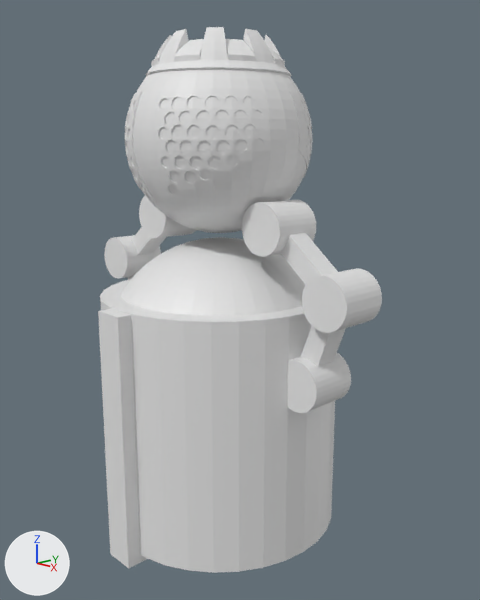
What one commit did to the Blender file Assets/ModelsRaw/turret.blend.
One viewpoint serves both versions: a 50 mm camera at (5.59, -4.9, 4.26) aimed at (0.2, 0.12, 2.54). The axes (+X, +Y, +Z) are drawn at lower left. The lights are the same throughout.

The scene before the commit, as lines of its bpy script (objects in view):
```python
ob_cube = bpy.data.objects.new('Cube', me_cube_001)
ob_cube.location = (1.38, -0.02, 3.1)
ob_cube.rotation_euler = (0.0, 0.666, 0.0)  # degrees (0, 38, 0)
ob_cube.scale = (0.436, 0.122, 0.11)
ob_cube_002 = bpy.data.objects.new('Cube.002', me_cube_016)
ob_cube_002.location = (0.0, -1.31, 1.23)
ob_cube_002.scale = (0.179, 0.179, 1.39)
ob_cylinder_003 = bpy.data.objects.new('Cylinder.003', me_cylinder_003)
ob_cylinder_003.location = (0.0, 0.0, 1.28)
ob_cylinder_003.scale = (1.35, 1.35, 1.35)
ob_lasertip = bpy.data.objects.new('laserTip', me_sphere_006)
ob_lasertip.location = (0.0, 0.0, 4.3)
ob_platehole = bpy.data.objects.new('plateHole', me_sphere_004)
ob_platehole.location = (0.0, 0.0, 4.3)
ob_sphere = bpy.data.objects.new('Sphere', me_sphere_007)
ob_sphere.location = (0.0, 0.0, 4.3)
# also in view: 'Cube.001' at (1.53, -0.02, 2.31); 'Cylinder.001' at (0.91, 0.0, 3.44); 'Cylinder.004' at (1.42, 0.0, 1.93); 'Sphere.001' at (0.0, 0.0, 1.9); 'Cylinder.014' at (-0.91, 0.0, 3.44)
```
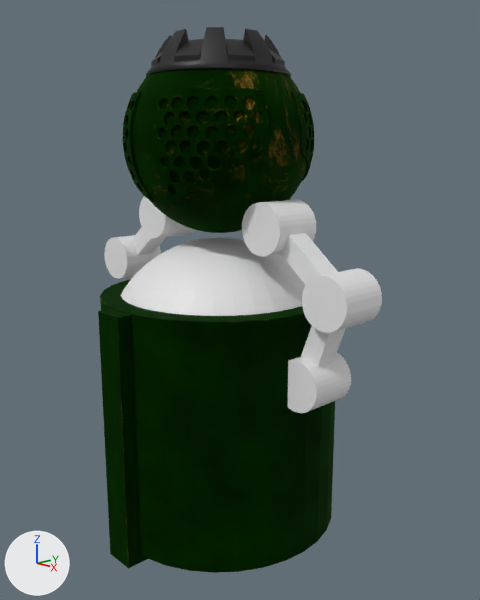
Commit message: added some color to laser ball

What changed in the scene script:
```text
Add mat_laserbody:
    mat_laserbody = bpy.data.materials.new('laserbody')
    # nodes: BsdfPrincipled, Bump, Mix, MixShader, OutputMaterial, TexNoise, ValToRGB
    # colours: black #000000, white #ffffff, yellow #827a00, brown #845400, dark green #105000, black #0d2307
Add mat_material_001:
    mat_material_001 = principled_material('Material.001')
    mat_material_001.base_color = (0.0, 0.0, 0.0)  # black #000000
Add mat_laserplate:
    mat_laserplate = bpy.data.materials.new('laserPlate')
    # nodes: Bevel, BsdfPrincipled, Bump, Math, Mix, MixShader, OutputMaterial, TexCoord, TexNoise, ValToRGB, VectorMath
    # colours: black #000000, white #ffffff, yellow #827a00, brown #845400, dark green #105000, black #0d2307
Change me_cylinder_003:
    where me_cylinder_003.from_pydata(...)  # 64 vertices, 34 faces; spans x -1.0..1.0, y -1.0..1.0, z -1.0..1.0
    add me_cylinder_003.materials.append(mat_laserplate)
Change me_cube_016:
    where me_cube_016.from_pydata(...)  # 8 vertices, 6 faces; spans x -1.0..1.0, y -1.0..1.0, z -1.0..1.0
    add me_cube_016.materials.append(mat_laserplate)
Change me_sphere_004:
    where me_sphere_004.from_pydata(...)  # 8560 vertices, 6376 faces; spans x -0.979..-0.138, y -0.996..-0.175, z -0.634..0.471
    add me_sphere_004.materials.append(mat_laserplate)
Change me_sphere_006:
    where me_sphere_006.from_pydata(...)  # 449 vertices, 448 faces; spans x -0.77..0.77, y -0.77..0.77, z 0.67..1.07
    add me_sphere_006.materials.append(mat_material_001)  # black #000000
Change me_sphere_007:
    where me_sphere_007.from_pydata(...)  # 865 vertices, 865 faces; spans x -1.0..1.0, y -1.0..1.0, z -1.0..0.83
    add me_sphere_007.materials.append(mat_laserbody)
```

Pixel boxes (x1, y1, x2, y2) of what changed, in the pictures (480 x 600 px):
'Cylinder.003', recoloured (grey to black)
    both: (100, 279, 335, 573)
'Sphere', recoloured (grey to black)
    both: (127, 69, 311, 233)
'plateHole', recoloured (grey to black)
    both: (122, 88, 315, 204)
'Cube.002', recoloured (grey to black)
    both: (98, 308, 147, 568)
'laserTip', recoloured (white to black)
    both: (145, 27, 292, 76)
